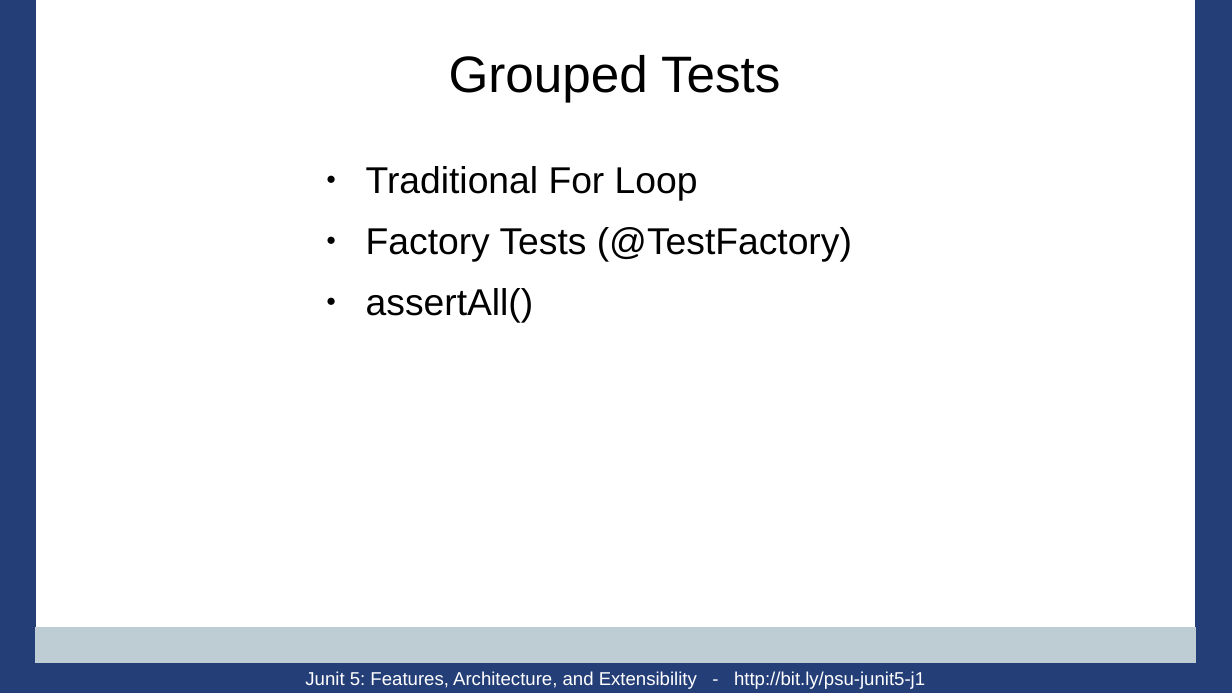
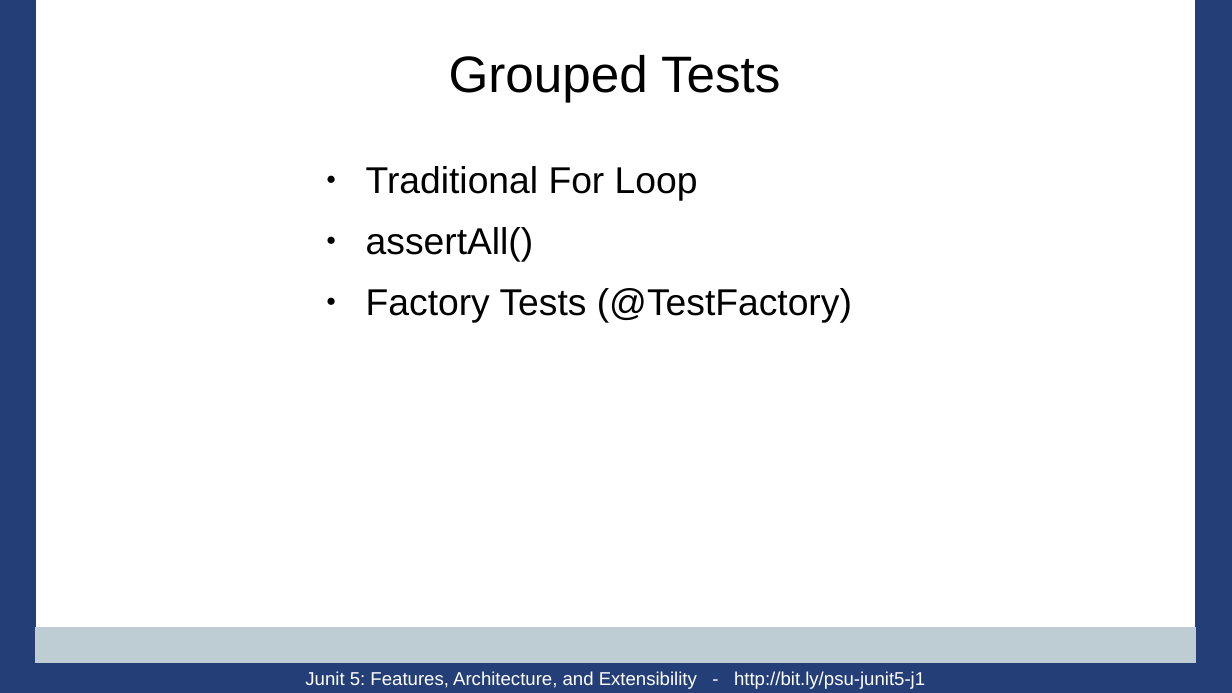
Before and after one commit to PennState/junit5-presentation, a slide deck: slide 59 of src/site/presentation/Junit5_Presentation_JavaOne_2016.odp. Drawn at 1232x693 pixels with LibreOffice and Linux fonts; fonts in the diff are those of the drawing; background and template pictures are left out. Boxes give left, top, right and bottom in pixels: in the first picture for what was removed or moved away, otherwise in the second. Text is boxed around its words. In the diff, an @@ line names an element or a change of style, - is before the commit and + after.

```diff
--- a/src/site/presentation/Junit5_Presentation_JavaOne_2016.odp
+++ b/src/site/presentation/Junit5_Presentation_JavaOne_2016.odp
@@ text at bbox=[366, 227, 534, 262]: paragraph added @@
+● assertAll()
@@ text at bbox=[366, 288, 534, 323]: paragraph removed @@
-● assertAll()
```
Also in this commit, not shown: 4 other slides changed.
